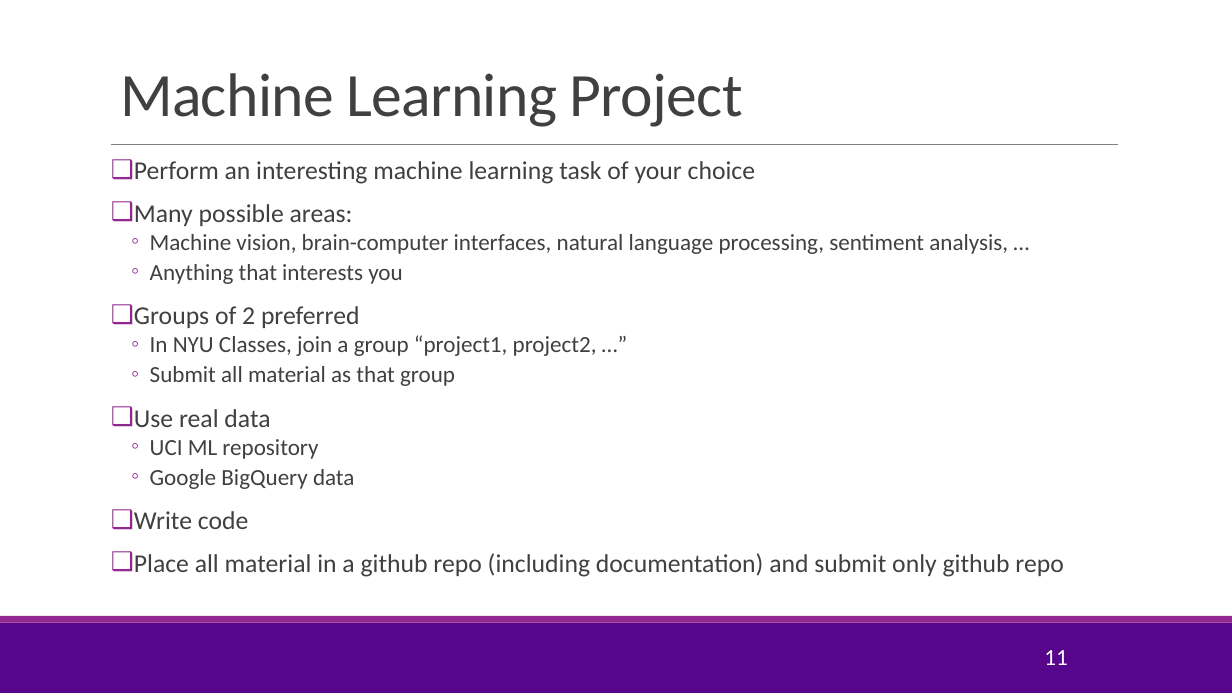
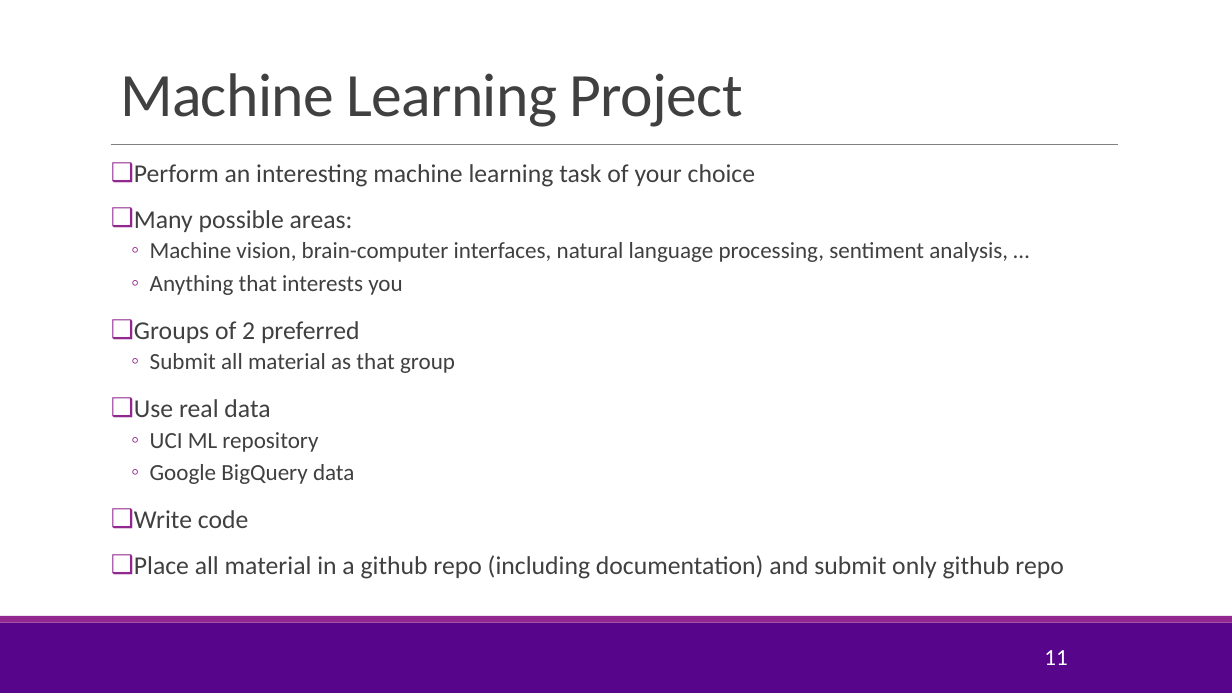
Before and after one commit to sdrangan/introml, a slide deck: slide 11 of lectures/CourseAdmin.pptx. Drawn at 1232x693 pixels with LibreOffice and Linux fonts; fonts in the diff are those of the drawing; background and template pictures are left out. Boxes give left, top, right and bottom in pixels: in the first picture for what was removed or moved away, otherwise in the second. Text is boxed around its words. In the diff, an @@ line names an element or a change of style, - is before the commit and + after.

Commit message:
Added the in-class versions

```diff
--- a/lectures/CourseAdmin.pptx
+++ b/lectures/CourseAdmin.pptx
@@ text "Perform an interesting machine learning ..." at [134,164,1063,579]: line spacing 0.8 to 0.9 @@
@@ text at [150,335,597,356]: paragraph removed @@
-  ◦ In NYU Classes, join a group “project1, project2, …”
```
Also in this commit, not shown: 3 other slides changed, 3 other files.
